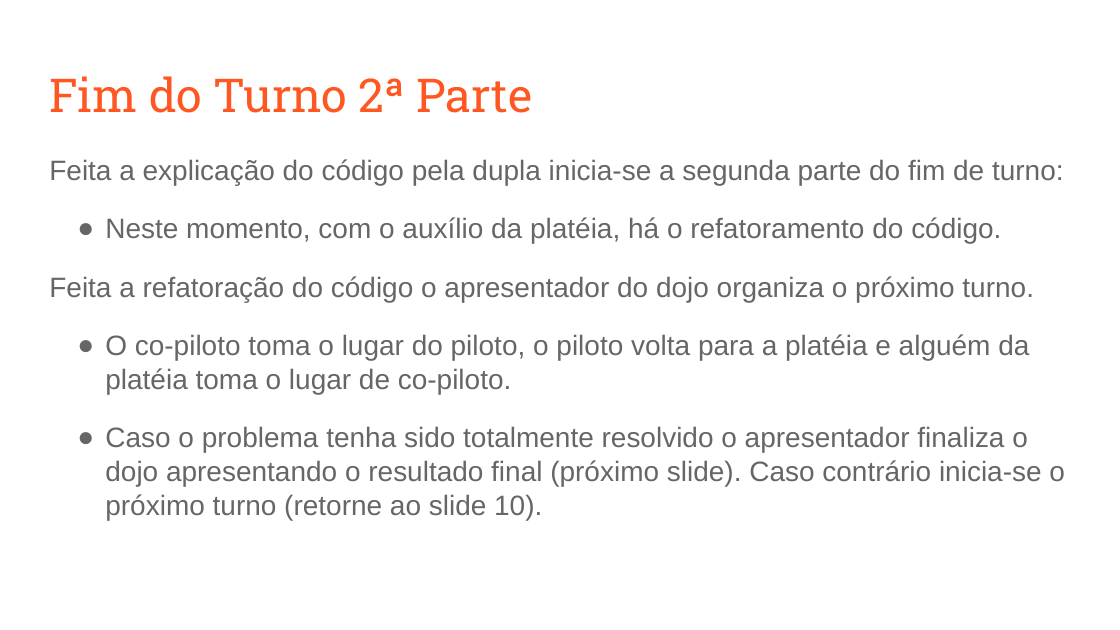
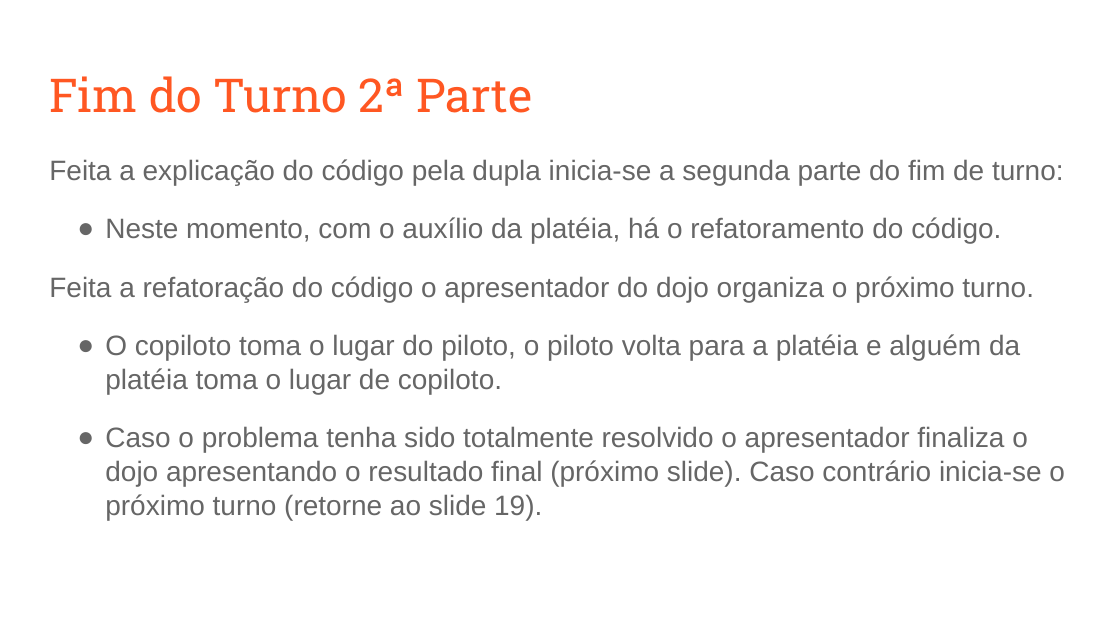
Before and after one commit to fga-eps-mds/A-Disciplina-MDS-EPS, a slide deck: slide 21 of MDS_Material/Coding_Dojo/Coding Dojo.odp (slide 13 before the commit). Drawn at 1120x630 pixels with LibreOffice and Linux fonts; fonts in the diff are those of the drawing. Boxes give left, top, right and bottom in pixels: in the first picture for what was removed or moved away, otherwise in the second. Text is boxed around its words. In the diff, an @@ line names an element or a change of style, - is before the commit and + after.

Commit message:
Refatorando apresentacao de coding dojo

```diff
--- a/MDS_Material/Coding_Dojo/Coding Dojo.odp
+++ b/MDS_Material/Coding_Dojo/Coding Dojo.odp
@@ text at [105, 334, 1065, 520]: text changed @@
-● O co-piloto toma o lugar do piloto, o piloto volta para a platéia e alguém da platéia toma o lugar de co-piloto.
-● Caso o problema tenha sido totalmente resolvido o apresentador finaliza o dojo apresentando o resultado final (próximo slide). Caso contrário inicia-se o próximo turno (retorne ao slide 10).
+● O copiloto toma o lugar do piloto, o piloto volta para a platéia e alguém da platéia toma o lugar de copiloto.
+● Caso o problema tenha sido totalmente resolvido o apresentador finaliza o dojo apresentando o resultado final (próximo slide). Caso contrário inicia-se o próximo turno (retorne ao slide 19).
```
Also in this commit, not shown: 11 other slides changed, 9 slides added, 1 slide removed.
